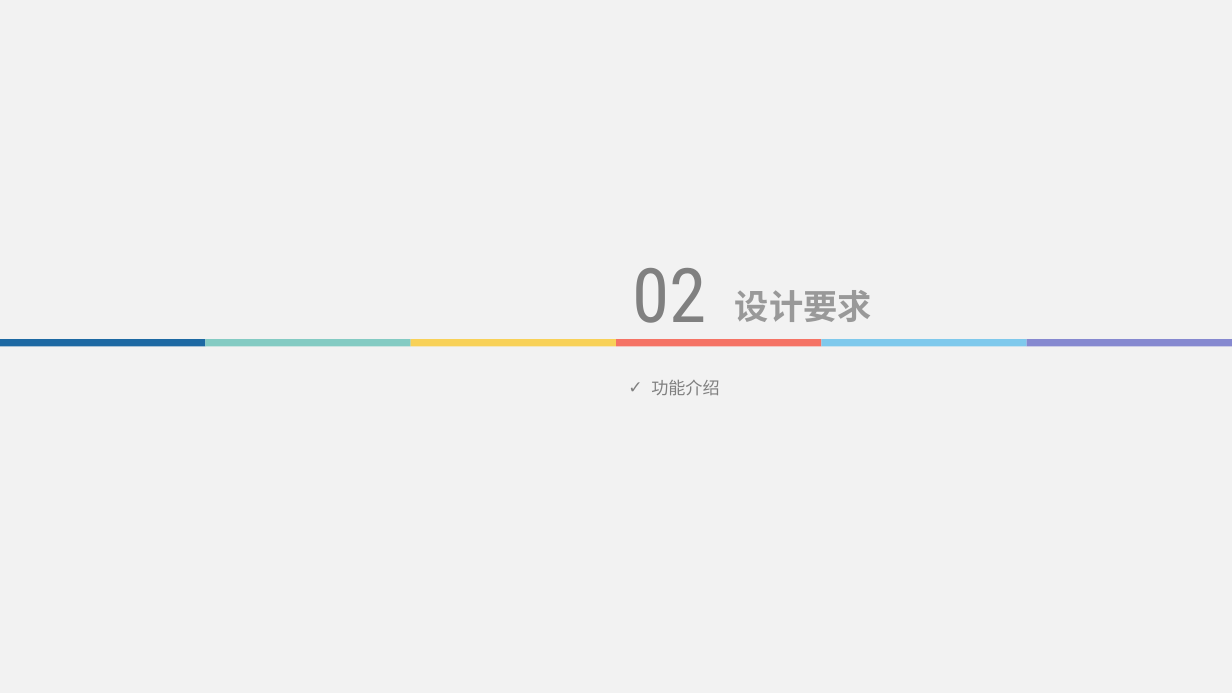
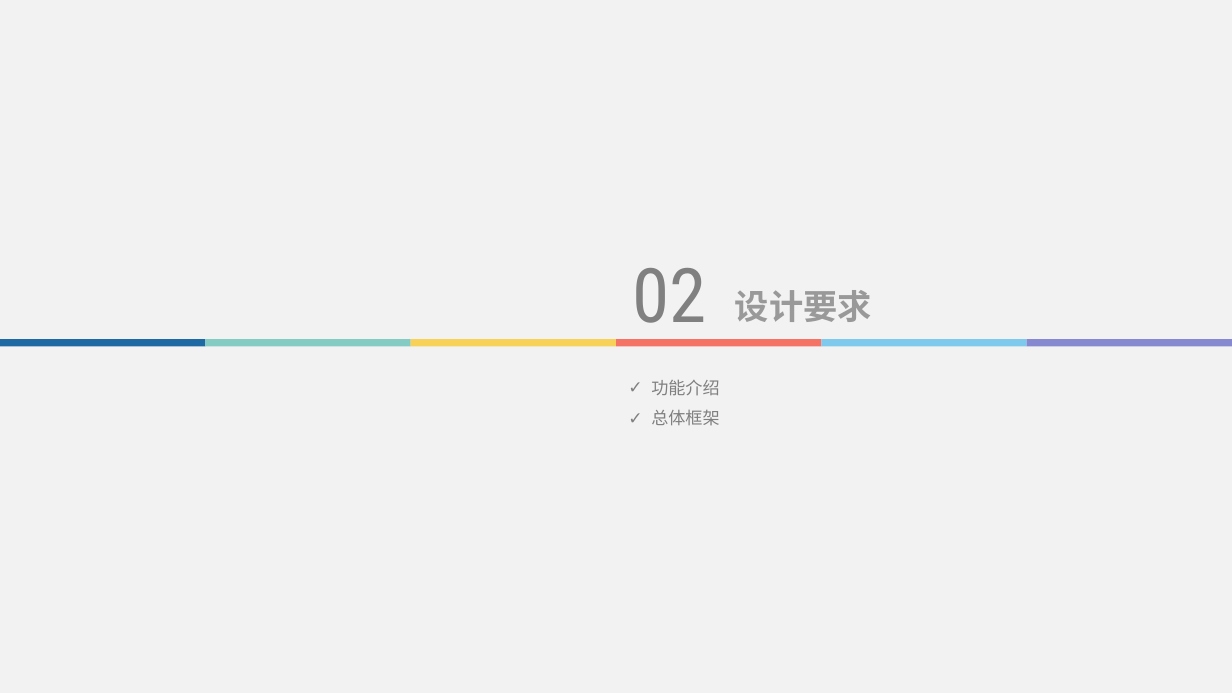
Before and after one commit to Kis-M/lunwen, a slide deck: slide 7 of 毕业答辩.pptx. Drawn at 1232x693 pixels with LibreOffice and Linux fonts; fonts in the diff are those of the drawing. Boxes give left, top, right and bottom in pixels: in the first picture for what was removed or moved away, otherwise in the second. Text is boxed around its words. In the diff, an @@ line names an element or a change of style, - is before the commit and + after.

```diff
--- a/毕业答辩.pptx
+++ b/毕业答辩.pptx
@@ text at <box>651,410,719,425</box>: paragraph added @@
+✓ 总体框架
```
Also in this commit, not shown: 6 other slides changed, 3 slides added, 1 slide removed, 1 other file.
